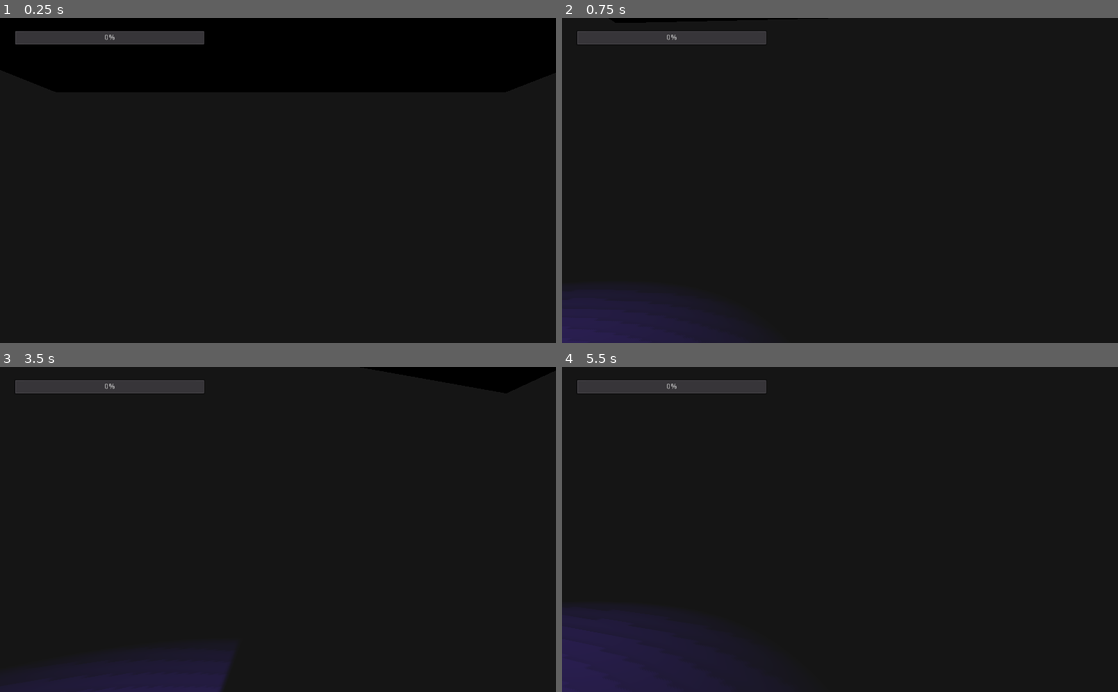
Above: before the commit, frames 1-4 (two rows, left to right).
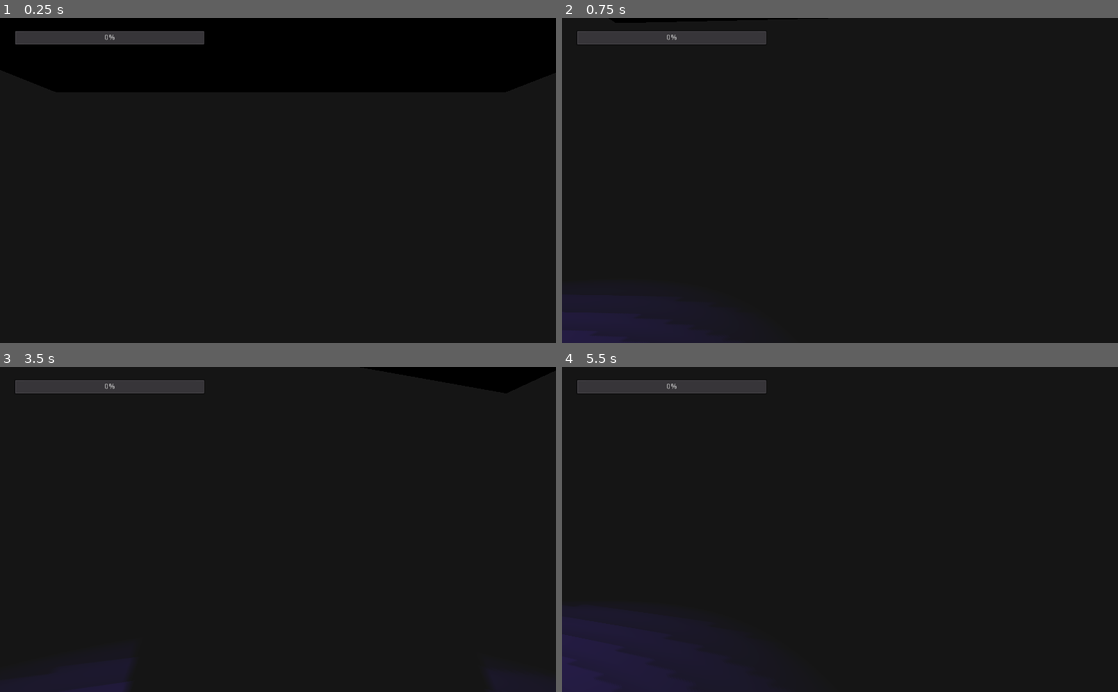
Above: after the commit, the same moments.

Repository: KyleCook97/-GameDev-finalProject
Game: Godot game, scene res://SceneRoot.tscn
Same seed, same stepped clock (60 frames per second), same inputs: the game is played once before the commit and once after it.
Inputs (mouse positions are in pixels of both pictures, inside the frame that each line leads up to):
- Up to frame 1 (0.25 s): no input
- Up to frame 2 (0.75 s): move the mouse to (834, 187) at 0.52 s; hold Up (ui_up) from 0.53 s (still down); hold Ctrl (crouch) from 0.53 s (still down)
- Up to frame 3 (3.5 s): tap Space (jump) at 0.77, 1.52, 3.02 s; move the mouse to (316, 532) at 1.27 s; release Ctrl (crouch) at 1.28 s; tap E (interact) at 1.35 s; tap Enter at 2 s; move the mouse to (233, 526) at 2.02 s; hold F (pick_up) 2.03-2.78 s; tap R (reset) at 2.75 s; move the mouse to (283, 529) at 2.77 s; release Up (ui_up) at 2.78 s; hold Left (ui_left) from 2.78 s (still down); tap Shift (sprint) at 2.85 s
- Up to frame 4 (5.5 s): move the mouse to (817, 523) at 3.52 s; release Left (ui_left) at 3.53 s; press the mouse at (817, 523) at 3.53 s; hold Up (ui_up) from 3.53 s (still down); tap Space (jump) at 3.77, 4.52 s; move the mouse to (867, 529) at 4.27 s; release the mouse at (867, 529) at 4.28 s; tap Alt (walk) at 4.35 s; tap R (reset) at 5 s; move the mouse to (812, 529) at 5.02 s; hold Ctrl (crouch) from 5.03 s (still down)

Frame 1 is identical in both runs. In frame 2, 0.2% of the frame differs, in the area x 0-15%, y 89-100%; in frame 3, 1.8%, in the area x 22-42%, y 87-100%; in frame 4, less than 0.1%.

Commit message:
Adjusted light ball size and added more environment

Diff:
--- a/Player.tscn
+++ b/Player.tscn
@@ -153,7 +153,7 @@
 transform = Transform( 1, 0, 0, 0, 1, 0, 0, 0, 1, 0, 0, -2.3193 )
 
 [node name="pickup_pos" type="Position3D" parent="Yaw/Camera"]
-transform = Transform( 1, 0, 0, 0, 1, 0, 0, 0, 1, 0, 0, -2.10606 )
+transform = Transform( 1, 0, 0, 0, 1, 0, 0, 0, 1, 0.93922, -0.394491, -2.10606 )
 
 [node name="InteractionRay" type="RayCast" parent="Yaw/Camera"]
 enabled = true
--- a/SceneRoot.tscn
+++ b/SceneRoot.tscn
@@ -42,14 +42,35 @@
 
 [node name="Floor" parent="." instance=ExtResource( 1 )]
 
-[node name="Wall" parent="." instance=ExtResource( 4 )]
-transform = Transform( 1, 0, 0, 0, 1, 0, 0, 0, 1, 0, 3, 9.81075 )
+[node name="Floor2" parent="." instance=ExtResource( 1 )]
+transform = Transform( 1, 0, 0, 0, 1, 0, 0, 0, 1, 0, 0, 20 )
+
+[node name="Floor4" parent="." instance=ExtResource( 1 )]
+transform = Transform( 0.906308, 0.422618, 0, -0.422618, 0.906308, 0, 0, 0, 0.25, -20, 0, 28 )
+
+[node name="Floor3" parent="." instance=ExtResource( 1 )]
+transform = Transform( 1, 0, 0, 0, 1, 0, 0, 0, 1, -20, 0, 20 )
 
 [node name="Wall2" parent="." instance=ExtResource( 4 )]
 transform = Transform( 1, 0, 0, 0, 1, 0, 0, 0, 1, 0, 3, -9.92482 )
 
+[node name="Wall6" parent="." instance=ExtResource( 4 )]
+transform = Transform( 1, 0, 0, 0, 1, 0, 0, 0, 1, 0, 3, 30 )
+
+[node name="Wall8" parent="." instance=ExtResource( 4 )]
+transform = Transform( 1, 0, 0, 0, 1, 0, 0, 0, 1, -20, 3, 30 )
+
+[node name="Wall9" parent="." instance=ExtResource( 4 )]
+transform = Transform( 1, 0, 0, 0, 1, 0, 0, 0, 1, -20, 3, 10 )
+
 [node name="Wall3" parent="." instance=ExtResource( 4 )]
 transform = Transform( -4.37114e-08, 0, 1, 0, 1, 0, -1, 0, -4.37114e-08, 9.7034, 3, 0 )
+
+[node name="Wall5" parent="." instance=ExtResource( 4 )]
+transform = Transform( -4.37114e-08, 0, 1, 0, 1, 0, -1, 0, -4.37114e-08, 9.703, 3, 20 )
+
+[node name="Wall7" parent="." instance=ExtResource( 4 )]
+transform = Transform( -4.37114e-08, 0, 1, 0, 1, 0, -1, 0, -4.37114e-08, -30, 3, 20 )
 
 [node name="Wall4" parent="." instance=ExtResource( 4 )]
 transform = Transform( -4.37114e-08, 0, 1, 0, 1, 0, -1, 0, -4.37114e-08, -9.48219, 3, 0 )
--- a/pickup_ball.tscn
+++ b/pickup_ball.tscn
@@ -39,10 +39,12 @@
 script = ExtResource( 1 )
 
 [node name="MeshInstance" type="MeshInstance" parent="."]
+transform = Transform( 0.5, 0, 0, 0, 0.5, 0, 0, 0, 0.5, 0, 0, 0 )
 mesh = SubResource( 1 )
 material/0 = SubResource( 5 )
 
 [node name="CollisionShape" type="CollisionShape" parent="."]
+transform = Transform( 0.5, 0, 0, 0, 0.5, 0, 0, 0, 0.5, 0, 0, 0 )
 shape = SubResource( 3 )
 
 [node name="OmniLight" type="OmniLight" parent="."]
